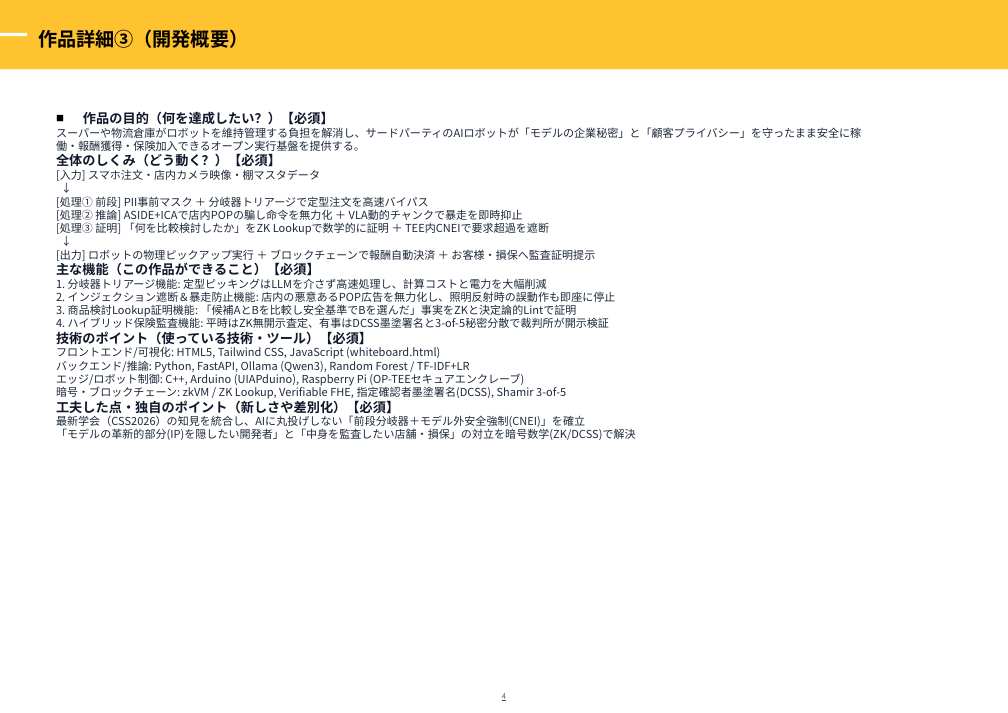
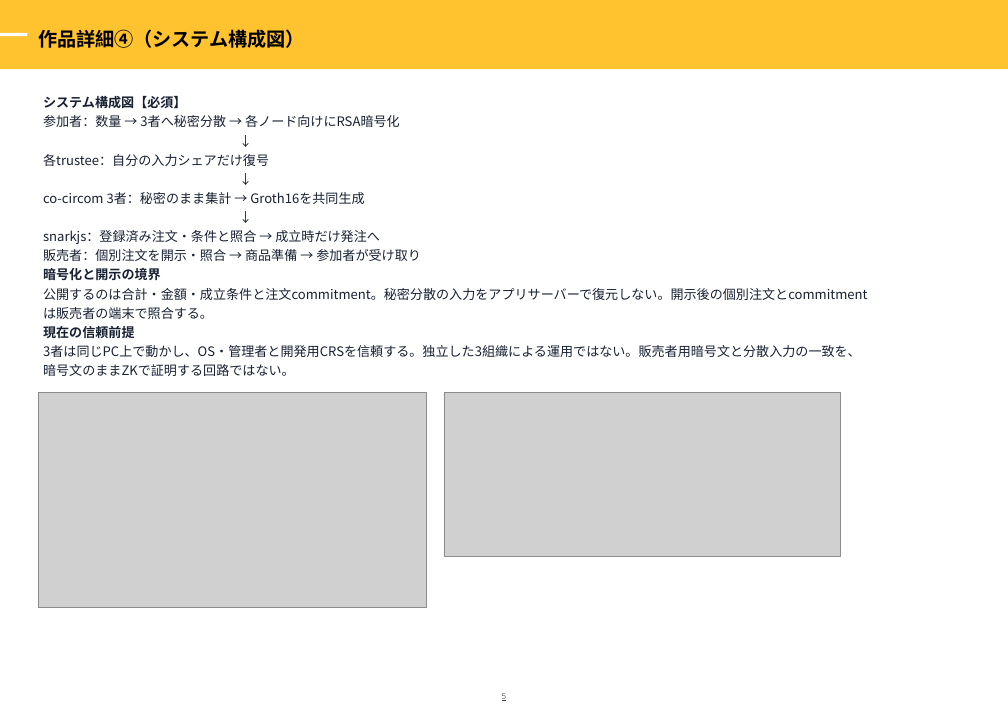
Before and after one commit to sururu-k/ProofPick, a slide deck: slide 6 of submission/zenjyocon_entry_sheet_2026.pptx (slide 5 before the commit). Drawn at 1008x713 pixels with LibreOffice and Linux fonts; fonts in the diff are those of the drawing; grey boxes stand for pictures; background and template pictures are left out. Boxes give left, top, right and bottom in pixels: in the first picture for what was removed or moved away, otherwise in the second. Text is boxed around its words. In the diff, an @@ line names an element or a change of style, - is before the commit and + after.

```diff
--- a/submission/zenjyocon_entry_sheet_2026.pptx
+++ b/submission/zenjyocon_entry_sheet_2026.pptx
@@ text at [38, 29, 305, 48]: text changed @@
-作品詳細③（開発概要）
+作品詳細④（システム構成図）
@@ text added at [43, 96, 867, 376], 10.9 pt, text #172132 @@
+システム構成図【必須】
+参加者：数量 → 3者へ秘密分散 → 各ノード向けにRSA暗号化
+↓
+各trustee：自分の入力シェアだけ復号
+↓
+co-circom 3者：秘密のまま集計 → Groth16を共同生成
+↓
+snarkjs：登録済み注文・条件と照合 → 成立時だけ発注へ
+販売者：個別注文を開示・照合 → 商品準備 → 参加者が受け取り
+暗号化と開示の境界
+公開するのは合計・金額・成立条件と注文commitment。秘密分散の入力をアプリサーバーで復元しない。開示後の個別注文とcommitmentは販売者の端末で照合する。
+現在の信頼前提
+3者は同じPC上で動かし、OS・管理者と開発用CRSを信頼する。独立した3組織による運用ではない。販売者用暗号文と分散入力の一致を、暗号文のままZKで証明する回路ではない。
@@ text removed at [56, 111, 861, 440] @@
-■ 作品の目的（何を達成したい？）【必須】
-スーパーや物流倉庫がロボットを維持管理する負担を解消し、サードパーティのAIロボットが「モデルの企業秘密」と「顧客プライバシー」を守ったまま安全に稼働・報酬獲得・保険加入できるオープン実行基盤を提供する。
-全体のしくみ（どう動く？）【必須】
-[入力] スマホ注文・店内カメラ映像・棚マスタデータ
-↓
-[処理① 前段] PII事前マスク ＋ 分岐器トリアージで定型注文を高速バイパス
-[処理② 推論] ASIDE+ICAで店内POPの騙し命令を無力化 ＋ VLA動的チャンクで暴走を即時抑止
-[処理③ 証明] 「何を比較検討したか」をZK Lookupで数学的に証明 ＋ TEE内CNEIで要求超過を遮断
-↓
-[出力] ロボットの物理ピックアップ実行 ＋ ブロックチェーンで報酬自動決済 ＋ お客様・損保へ監査証明提示
-主な機能（この作品ができること）【必須】
-1. 分岐器トリアージ機能: 定型ピッキングはLLMを介さず高速処理し、計算コストと電力を大幅削減
-2. インジェクション遮断＆暴走防止機能: 店内の悪意あるPOP広告を無力化し、照明反射時の誤動作も即座に停止
-3. 商品検討Lookup証明機能: 「候補AとBを比較し安全基準でBを選んだ」事実をZKと決定論的Lintで証明
-4. ハイブリッド保険監査機能: 平時はZK無開示査定、有事はDCSS墨塗署名と3-of-5秘密分散で裁判所が開示検証
-技術のポイント（使っている技術・ツール）【必須】
-フロントエンド/可視化: HTML5, Tailwind CSS, JavaScript (whiteboard.html)
-バックエンド/推論: Python, FastAPI, Ollama (Qwen3), Random Forest / TF-IDF+LR
-エッジ/ロボット制御: C++, Arduino (UIAPduino), Raspberry Pi (OP-TEEセキュアエンクレーブ)
-暗号・ブロックチェーン: zkVM / ZK Lookup, Verifiable FHE, 指定確認者墨塗署名(DCSS), Shamir 3-of-5
-工夫した点・独自のポイント（新しさや差別化）【必須】
-最新学会（CSS2026）の知見を統合し、AIに丸投げしない「前段分岐器＋モデル外安全強制(CNEI)」を確立
-「モデルの革新的部分(IP)を隠したい開発者」と「中身を監査したい店舗・損保」の対立を暗号数学(ZK/DCSS)で解決
@@ picture added at [39, 392, 427, 608] @@
@@ picture added at [444, 392, 841, 556] @@
@@ page number at [502, 693, 507, 701]: text changed @@
-4
+5
```
Also in this commit, not shown: 8 other slides changed, 2 slides added, 2 slides removed, 52 other files.
